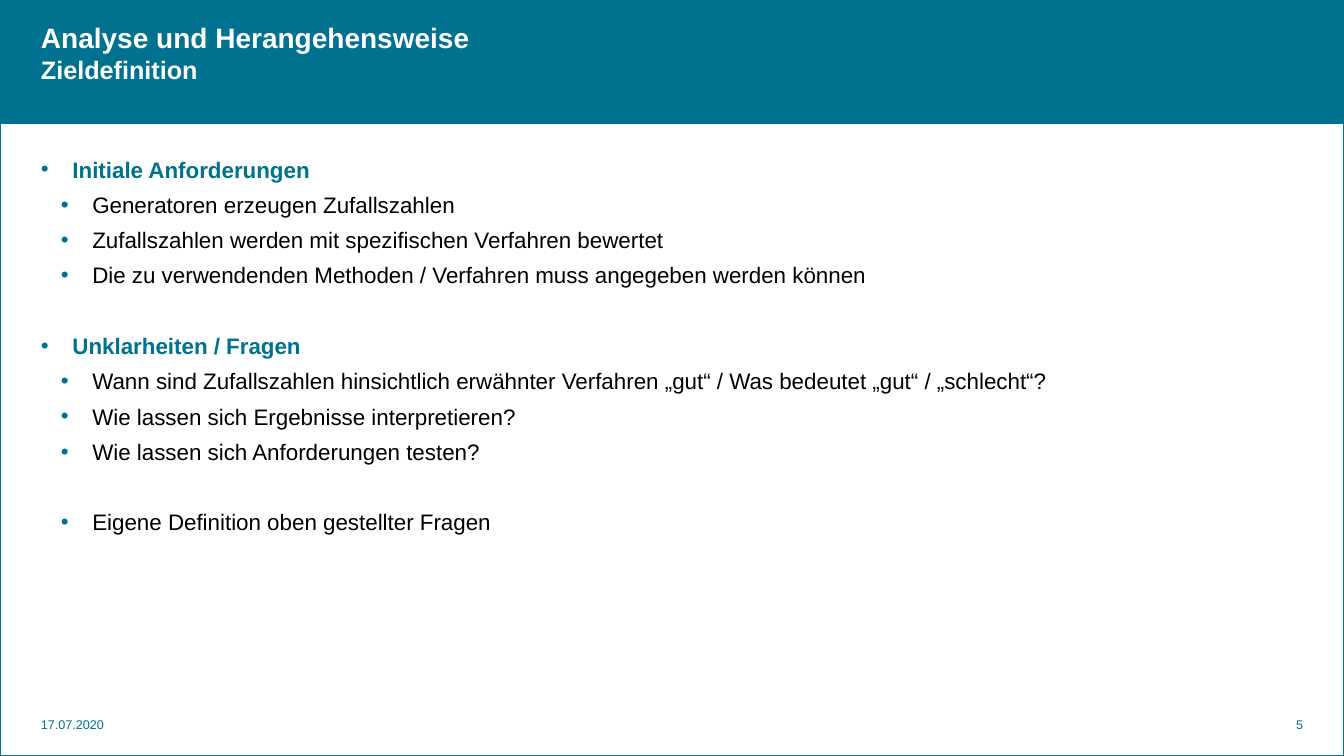
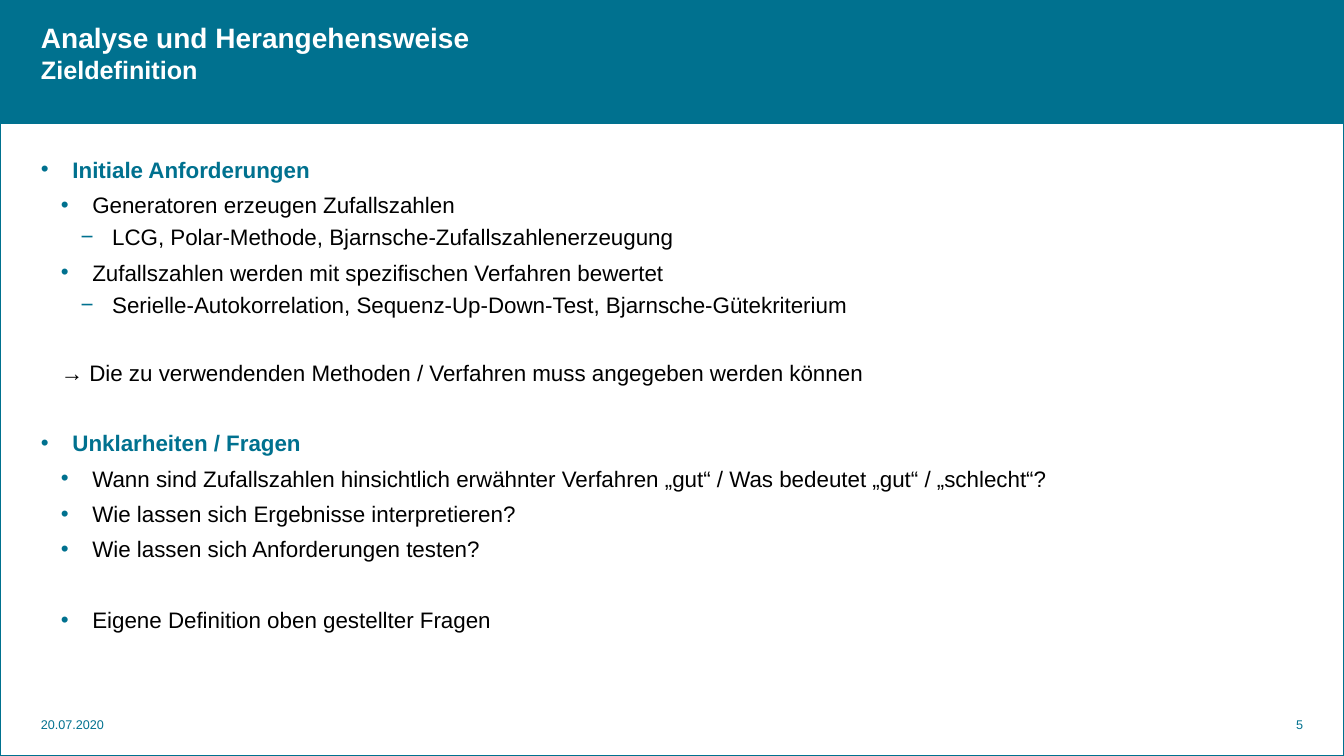
Before and after one commit to Facemirrored/go-pro-pruefung, a slide deck: slide 5 of data/documents/Herrmann_Bjarne_GoPro.pptx. Drawn at 1344x756 pixels with LibreOffice and Linux fonts; fonts in the diff are those of the drawing; background and template pictures are left out. Boxes give left, top, right and bottom in pixels: in the first picture for what was removed or moved away, otherwise in the second. Text is boxed around its words. In the diff, an @@ line names an element or a change of style, - is before the commit and + after.

```diff
--- a/data/documents/Herrmann_Bjarne_GoPro.pptx
+++ b/data/documents/Herrmann_Bjarne_GoPro.pptx
@@ text at (112,228,673,250): paragraph added @@
+      − LCG, Polar-Methode, Bjarnsche-Zufallszahlenerzeugung
@@ text at (89,296,862,386): text changed @@
-    • Die zu verwendenden Methoden / Verfahren muss angegeben werden können
+      − Serielle-Autokorrelation, Sequenz-Up-Down-Test, Bjarnsche-Gütekriterium
+    → Die zu verwendenden Methoden / Verfahren muss angegeben werden können
@@ text at (41,720,104,729): text changed @@
-17.07.2020
+20.07.2020
```
Also in this commit, not shown: 13 other slides changed, 5 other files.
